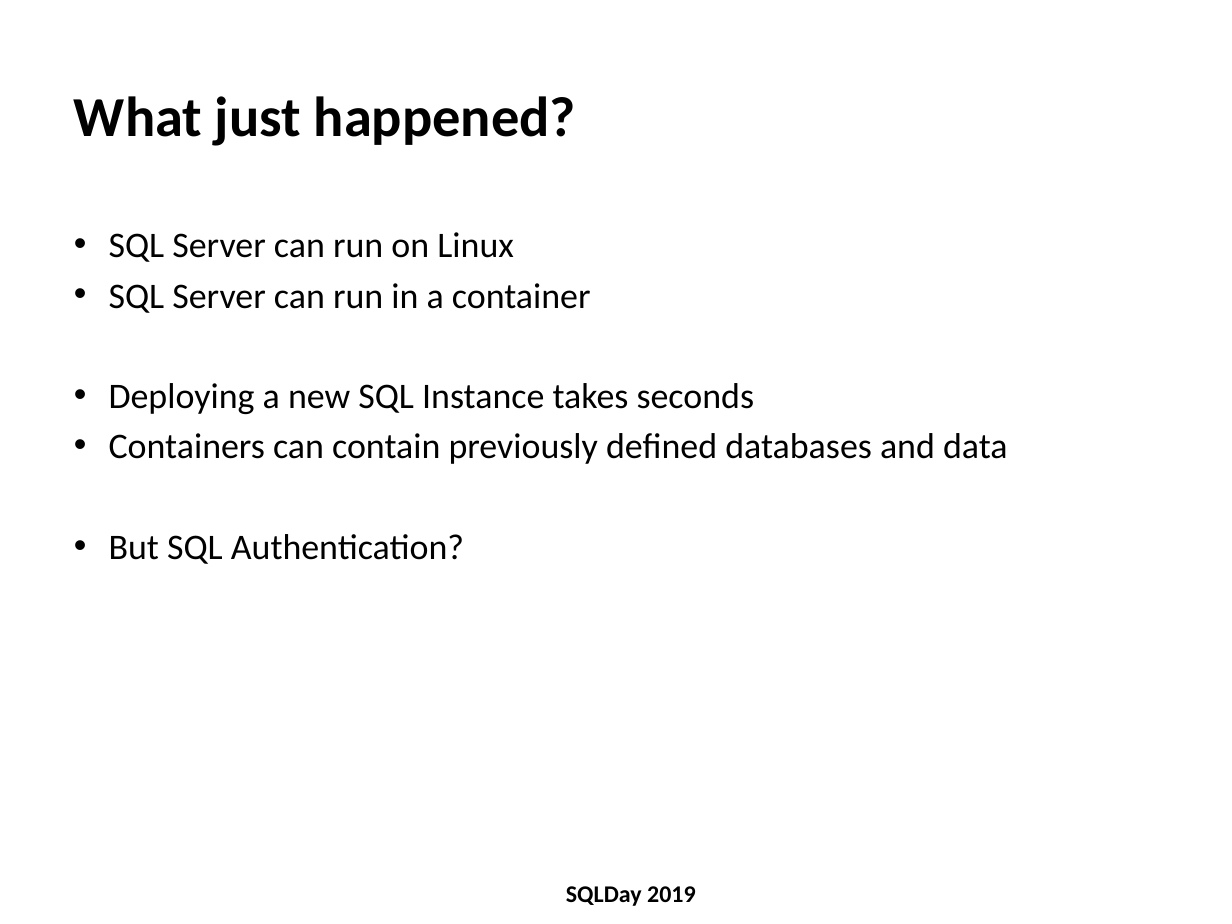
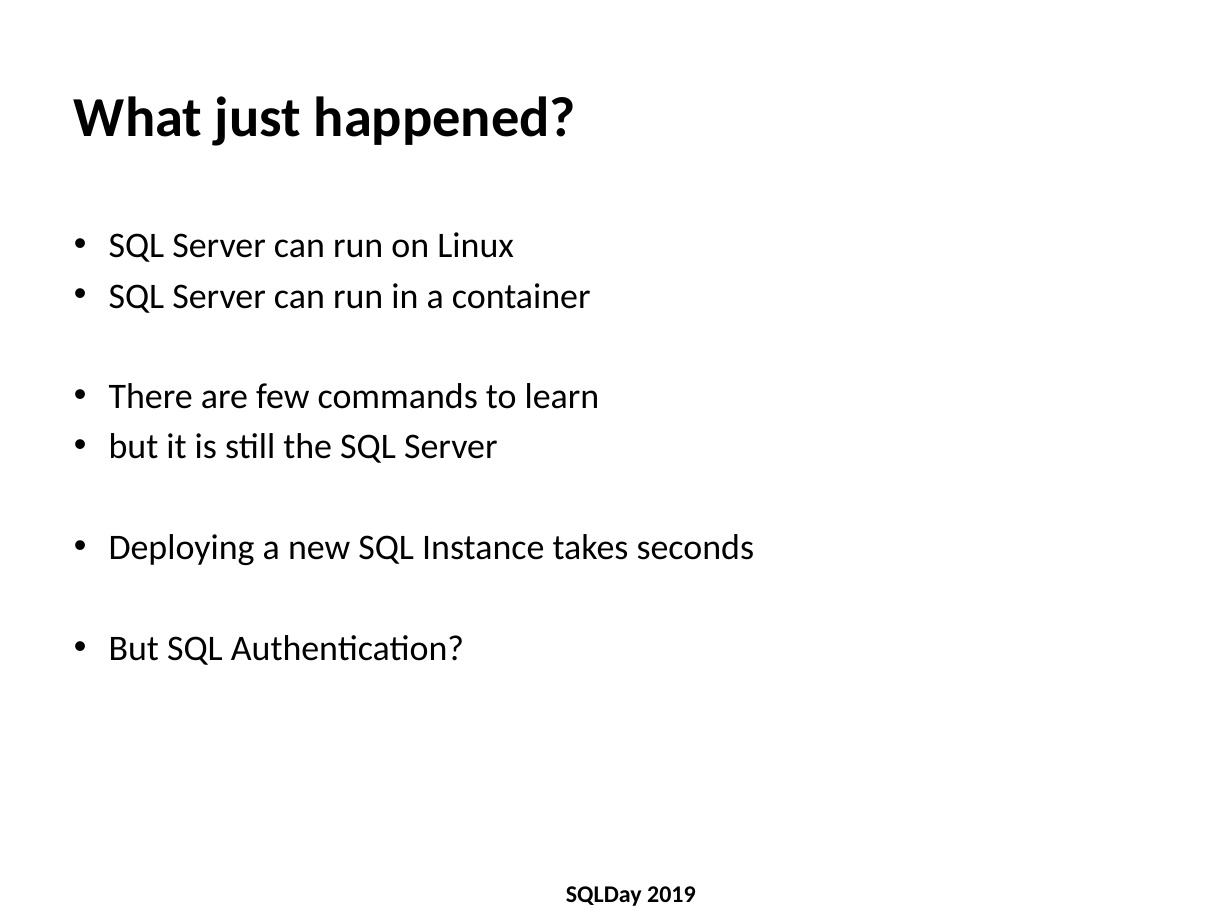
Before and after one commit to michalporeba/sharing, a slide deck: slide 11 of dbas-docker-guide/dbas-docker-guide v1.pptx. Drawn at 1232x924 pixels with LibreOffice and Linux fonts; fonts in the diff are those of the drawing; background and template pictures are left out. Boxes give left, top, right and bottom in pixels: in the first picture for what was removed or moved away, otherwise in the second. Text is boxed around its words. In the diff, an @@ line names an element or a change of style, - is before the commit and + after.

```diff
--- a/dbas-docker-guide/dbas-docker-guide v1.pptx
+++ b/dbas-docker-guide/dbas-docker-guide v1.pptx
@@ text at (109, 383, 600, 463): paragraphs added @@
+• There are few commands to learn
+• but it is still the SQL Server
@@ text at (109, 433, 1008, 464): paragraph removed @@
-• Containers can contain previously defined databases and data
```
Also in this commit, not shown: 15 other slides changed, 7 slides added, 1 other file.
